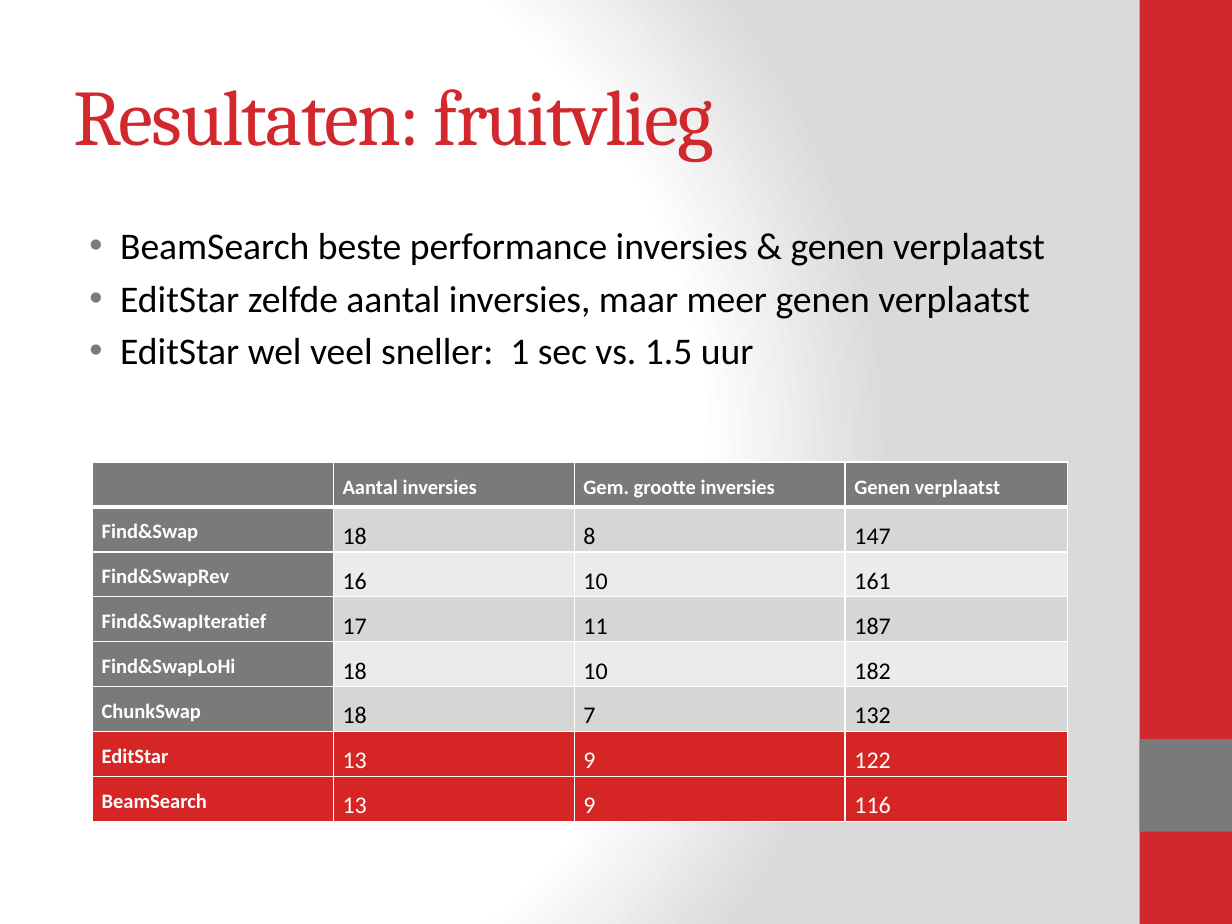
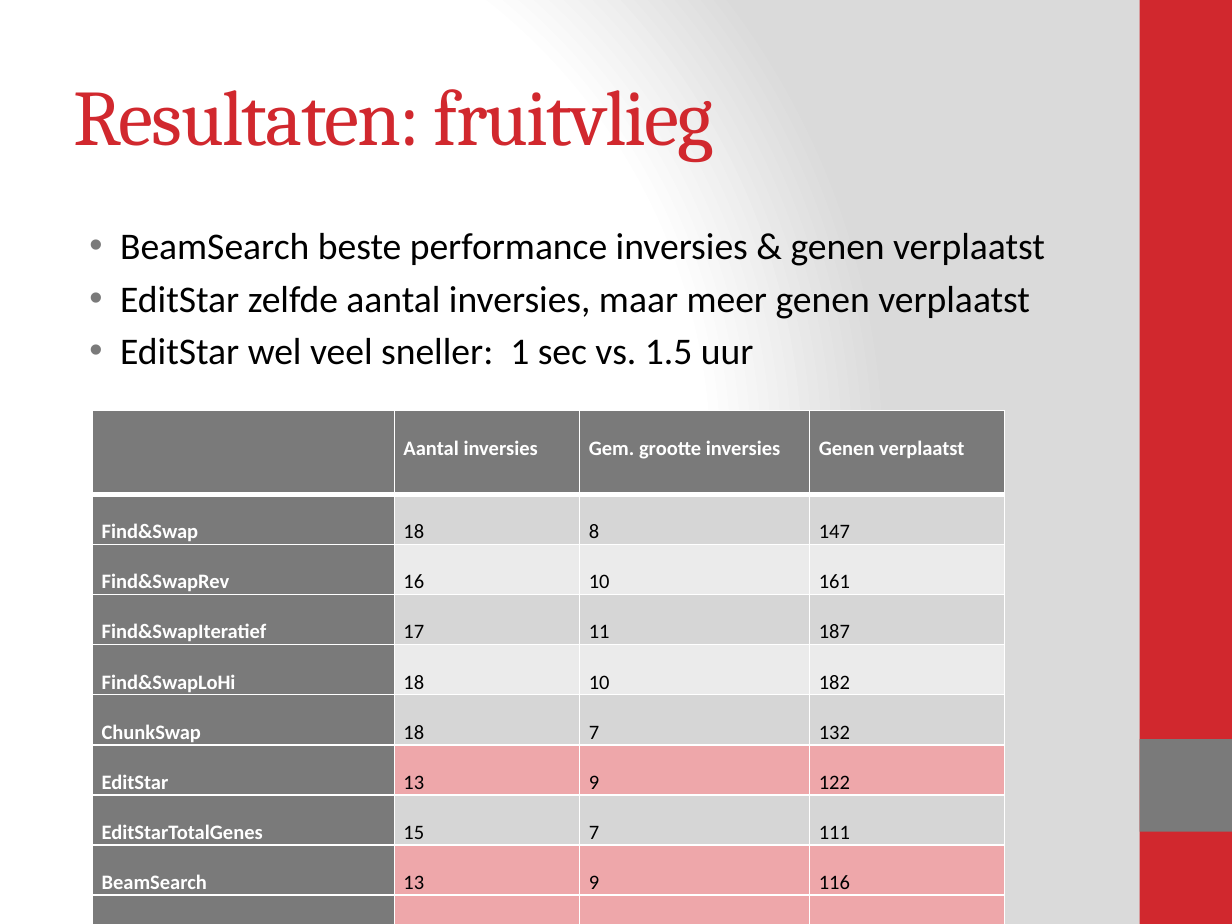
Before and after one commit to Blomr/Fruitvliegen, a slide deck: slide 10 of Fruitvliegen_Presentatie.pptx. Drawn at 1232x924 pixels with LibreOffice and Linux fonts; fonts in the diff are those of the drawing. Boxes give left, top, right and bottom in pixels: in the first picture for what was removed or moved away, otherwise in the second. Text is boxed around its words. In the diff, an @@ line names an element or a change of style, - is before the commit and + after.

```diff
--- a/Fruitvliegen_Presentatie.pptx
+++ b/Fruitvliegen_Presentatie.pptx
@@ table at <box>92,410,1004,899</box> @@
+row 8: EditStarTotalGenes | 15 | 7 | 111
+row 10: BeamSearchTotalGenes | 15 | 7 | 90
@@ table: place and size @@
-table at <box>92,462,1069,822</box>
+table at <box>92,410,1004,899</box>
```
Also in this commit, not shown: 2 other slides changed, 2 other files.
